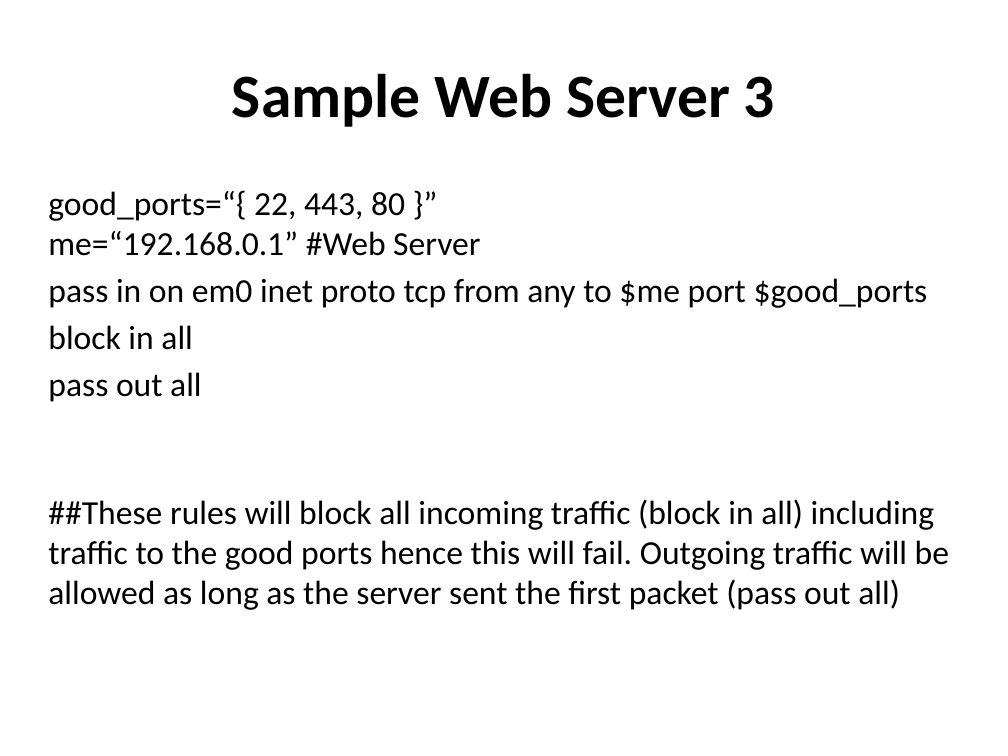
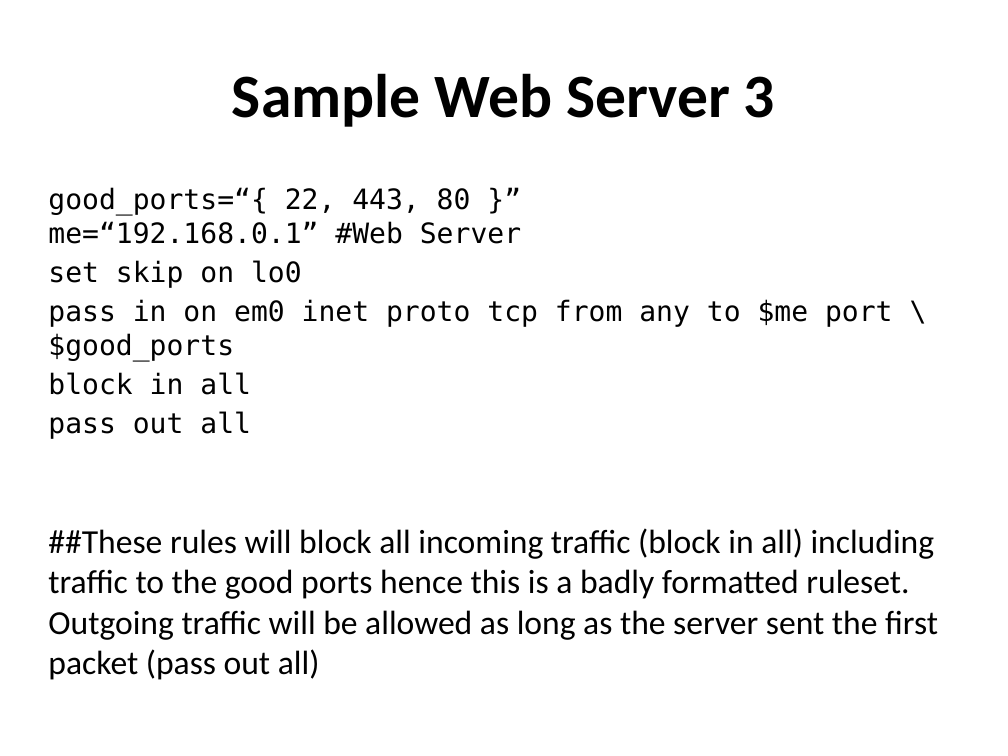
Before and after one commit to afnog/sse, a slide deck: slide 27 of firewalls/Firewalling in FreeBSD-v1.pptx. Drawn at 1008x756 pixels with LibreOffice and Linux fonts; fonts in the diff are those of the drawing. Boxes give left, top, right and bottom in pixels: in the first picture for what was removed or moved away, otherwise in the second. Text is boxed around its words. In the diff, an @@ line names an element or a change of style, - is before the commit and + after.

```diff
--- a/firewalls/Firewalling in FreeBSD-v1.pptx
+++ b/firewalls/Firewalling in FreeBSD-v1.pptx
@@ text at <box>48,187,521,439</box>: size 24 to 20 pt, font Calibri to DejaVu Sans Mono in "good_ports=“{ 22, 443, 80 }” me=“192.168.0.1” #Web ...", "block in all", "pass out all" @@
@@ text at <box>48,260,893,361</box>: text changed; size 24 to 20 pt; font Calibri to DejaVu Sans Mono @@
-pass in on em0 inet proto tcp from any to $me port $good_ports
+set skip on lo0
+pass in on em0 inet proto tcp from any to $me port \$good_ports
@@ text at <box>48,528,938,680</box>: text changed @@
-##These rules will block all incoming traffic (block in all) including traffic to the good ports hence this will fail. Outgoing traffic will be allowed as long as the server sent the first packet (pass out all)
+##These rules will block all incoming traffic (block in all) including traffic to the good ports hence this is a badly formatted ruleset. Outgoing traffic will be allowed as long as the server sent the first packet (pass out all)
```
Also in this commit, not shown: 4 other slides changed.
